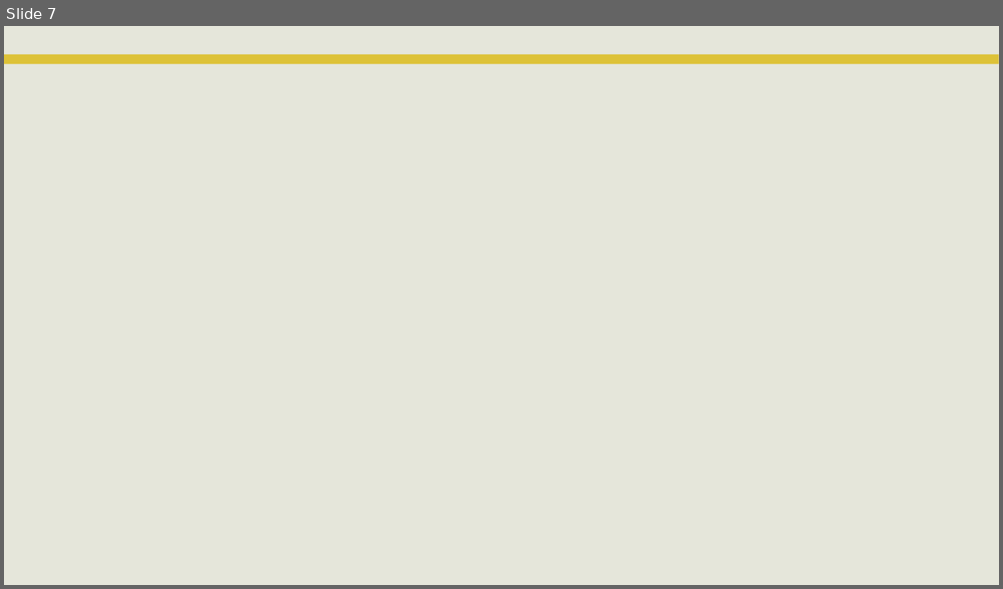
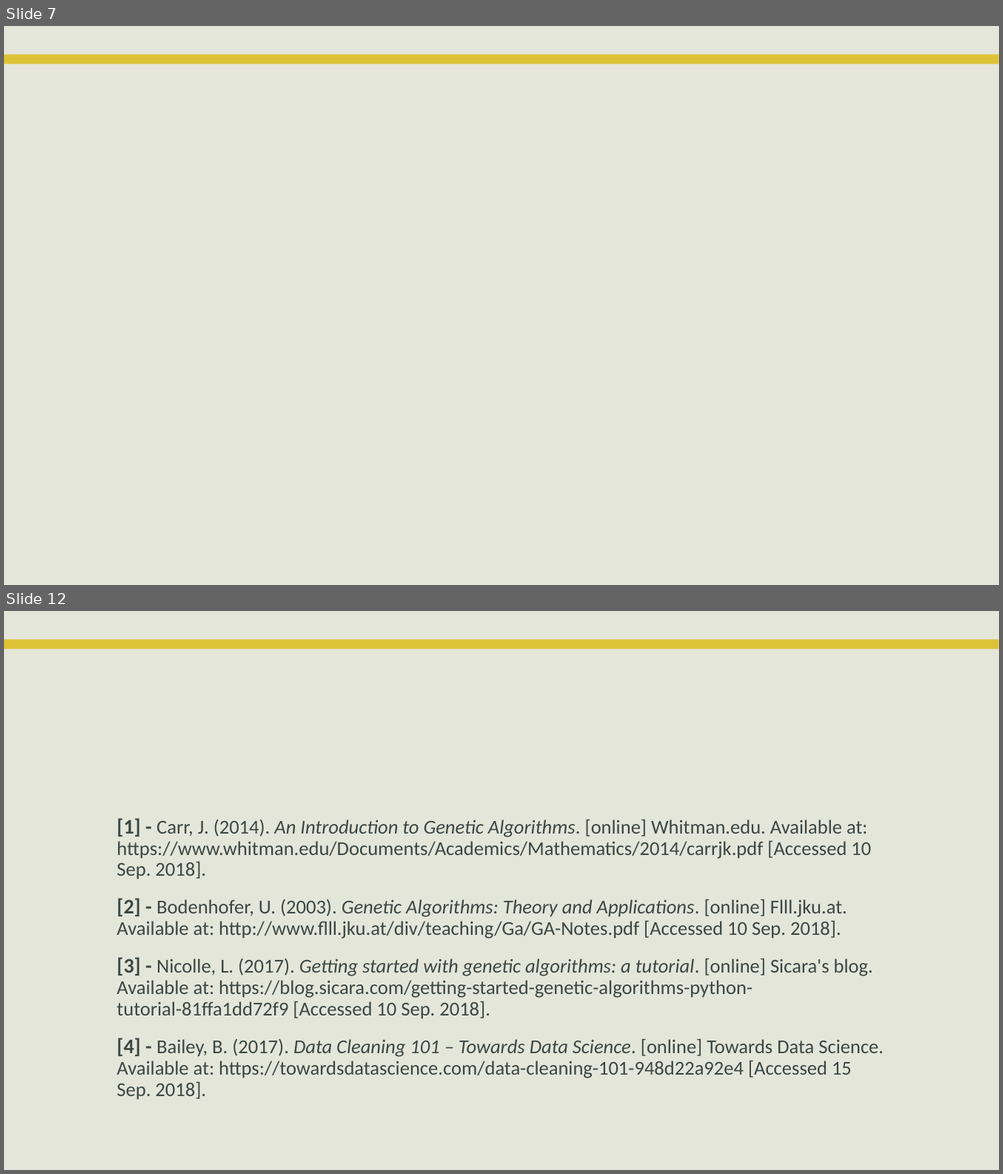
Before and after one commit to PhilipCastiglione/SIT215_PBL4, a slide deck: PST4 Genetic Algorithms.pptx. Shown one above the other, each under a label of ours: slide 7 before the commit, slides 7 and 12 after it; the slides between them are not shown. The pictures are 1003x589 and 1003x1174 pixels, drawn with LibreOffice and Linux fonts; fonts in the diff are those of the drawing; background and template pictures are left out. Boxes give left, top, right and bottom in pixels: in the first picture for what was removed or moved away, otherwise in the second. Text is boxed around its words. In the diff, an @@ line names an element or a change of style, - is before the commit and + after.

```diff
--- a/PST4 Genetic Algorithms.pptx
+++ b/PST4 Genetic Algorithms.pptx
@@ slide 12 added at (x1=4, y1=611, x2=999, y2=1170), background #E5E6DA; not listed: 1 template element that a slide beside it also shows @@
@@ title added at (x1=108, y1=649, x2=894, y2=760), 30 pt, text #E5E6DA @@
+References
@@ text added at (x1=116, y1=818, x2=883, y2=1100), 19 pt, text #3C4743 @@
+[1] - Carr, J. (2014). An Introduction to Genetic Algorithms. [online] Whitman.edu. Available at: https://www.whitman.edu/Documents/Academics/Mathematics/2014/carrjk.pdf [Accessed 10 Sep. 2018].
+[2] - Bodenhofer, U. (2003). Genetic Algorithms: Theory and Applications. [online] Flll.jku.at. Available at: http://www.flll.jku.at/div/teaching/Ga/GA-Notes.pdf [Accessed 10 Sep. 2018].
+[3] - Nicolle, L. (2017). Getting started with genetic algorithms: a tutorial. [online] Sicara's blog. Available at: https://blog.sicara.com/getting-started-genetic-algorithms-python-tutorial-81ffa1dd72f9 [Accessed 10 Sep. 2018].
+[4] - Bailey, B. (2017). Data Cleaning 101 – Towards Data Science. [online] Towards Data Science. Available at: https://towardsdatascience.com/data-cleaning-101-948d22a92e4 [Accessed 15 Sep. 2018].
```
Also in this commit, not shown: 7 slides changed, 3 other slides added, 1 slide removed.
